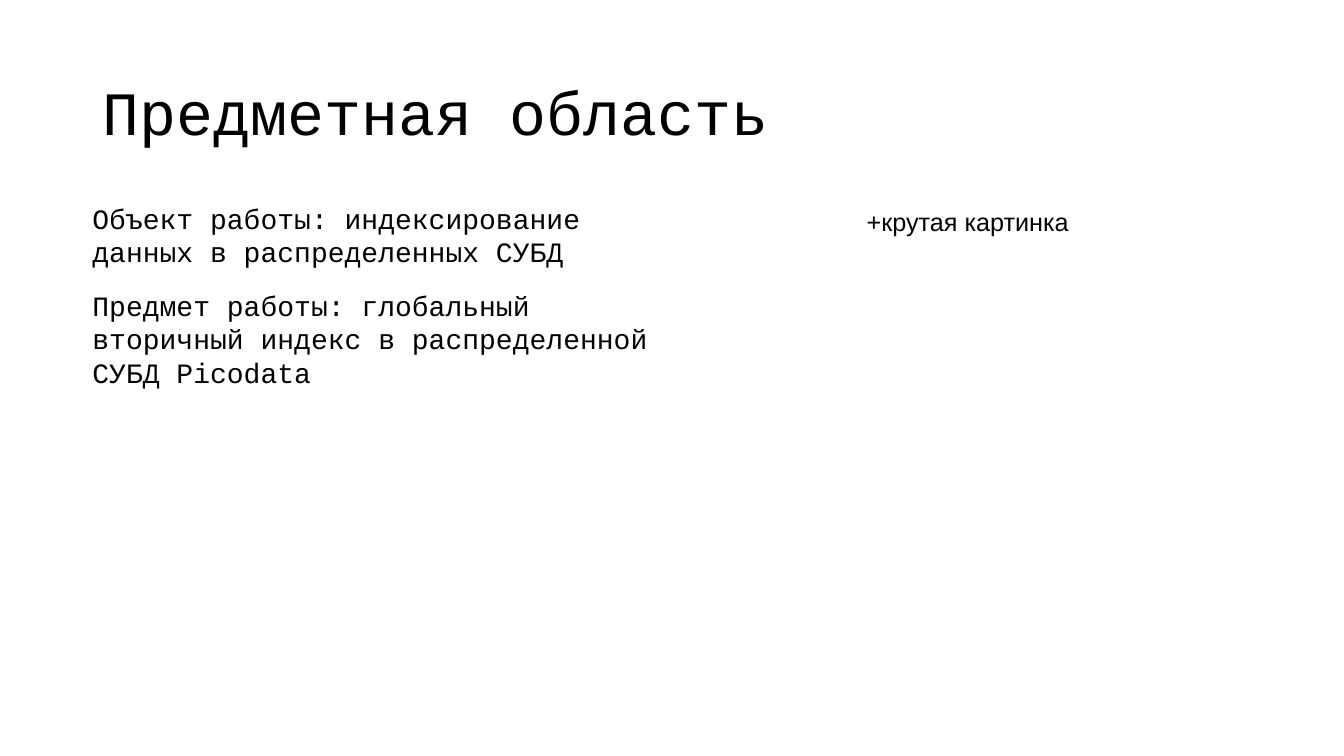
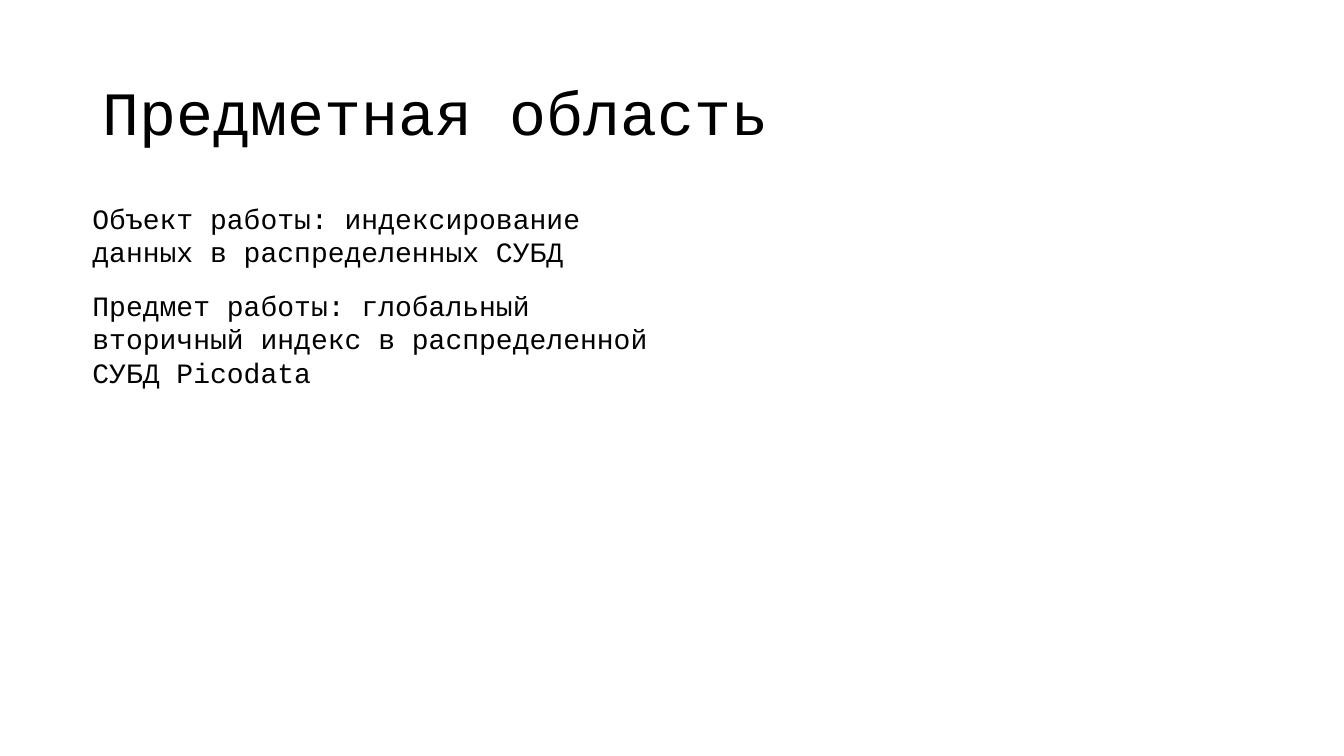
Before and after one commit to vitosotdihaet/pind, a slide deck: slide 2 of presentation.odp. Drawn at 1344x756 pixels with LibreOffice and Linux fonts; fonts in the diff are those of the drawing. Boxes give left, top, right and bottom in pixels: in the first picture for what was removed or moved away, otherwise in the second. Text is boxed around its words. In the diff, an @@ line names an element or a change of style, - is before the commit and + after.

```diff
--- a/presentation.odp
+++ b/presentation.odp
@@ text removed at <box>867,216,1069,237</box> @@
-+крутая картинка
```
Also in this commit, not shown: 5 other slides changed, 10 other files.
